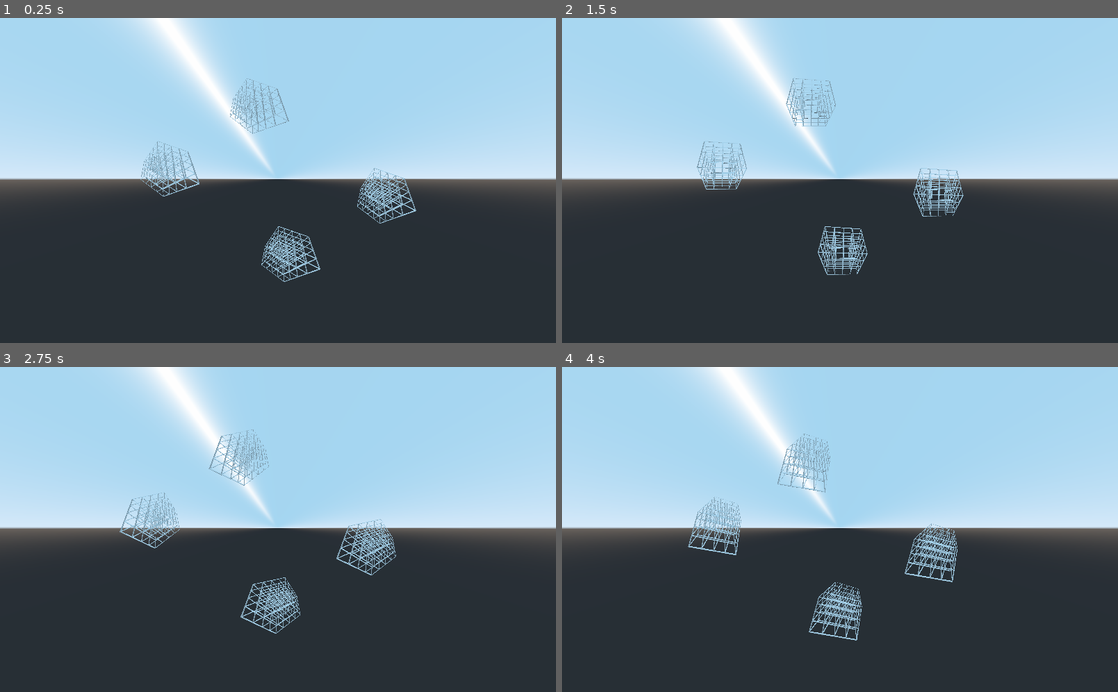
Above: before the commit, frames 1-4 (two rows, left to right).
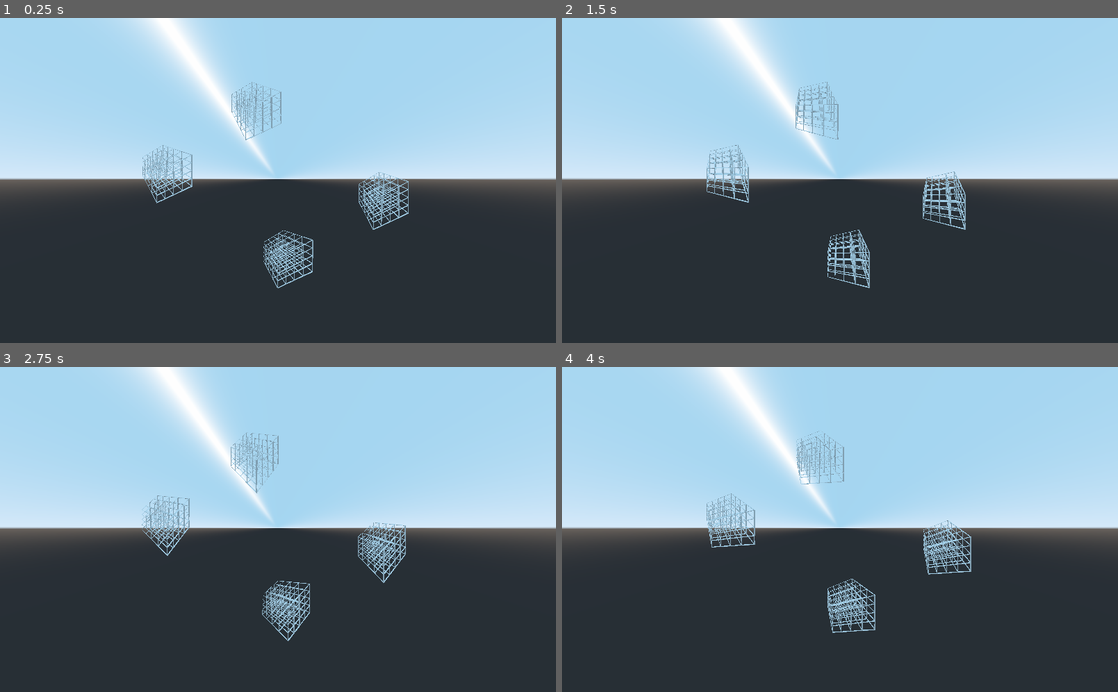
Above: after the commit, the same moments.

Repository: EamonnMR/galactic-night
Game: Godot game, scene res://main.tscn
Two runs of this game, one before a commit and one after it. Both use one fixed random seed, a clock stepped at 60 frames per second and the inputs below.
Inputs:
- Up to frame 1 (0.25 s): no input
- Up to frame 2 (1.5 s): no input
- Up to frame 3 (2.75 s): no input
- Up to frame 4 (4 s): no input

The runs differ from the first frame. In frame 1, 2.7% of the frame differs, in the area x 25-75%, y 18-84%; in frame 2, 2.5%; in frame 3, 3.1%; in frame 4, 3.1%, in the area x 22-74%, y 19-85%.

Commit message:
Further refinement; trying to add an offset

Diff:
--- a/MeshInstance.gd
+++ b/MeshInstance.gd
@@ -5,13 +5,16 @@
 
 func _process(delta):
 	rotate_y(delta * 0.5)
-	# Transform such that we're looking straight down on the entity
-	# var xform = Transform(get_viewport().get_camera().global_transform.basis).inverse()
-	# xform = xform.inverse() * Transform(global_transform.basis)
-	var cam_xform = Transform(get_viewport().get_camera().global_transform.basis).inverse()
+
+	var offset = Transform().rotated(Vector3(0,1,0), 0)
+	var inv_offset = offset.inverse()
+	var cam_xform = Transform(get_viewport().get_camera().global_transform.basis)
 	var xform = Transform(global_transform.basis)
 	get_surface_material(0).set_shader_param("xform", xform)
 	get_surface_material(0).set_shader_param("inv_xform", xform.inverse())
 
 	get_surface_material(0).set_shader_param("cam_xform", cam_xform)
 	get_surface_material(0).set_shader_param("inv_cam_xform", cam_xform.inverse())
+
+	get_surface_material(0).set_shader_param("offset", offset)
+	get_surface_material(0).set_shader_param("inv_offset", offset.inverse())
--- a/main.tscn
+++ b/main.tscn
@@ -10,6 +10,8 @@
 shader_param/inv_xform = null
 shader_param/cam_xform = null
 shader_param/inv_cam_xform = null
+shader_param/offset = null
+shader_param/inv_offset = null
 shader_param/S = 0.5
 
 [sub_resource type="ShaderMaterial" id=2]
@@ -18,6 +20,8 @@
 shader_param/inv_xform = null
 shader_param/cam_xform = null
 shader_param/inv_cam_xform = null
+shader_param/offset = null
+shader_param/inv_offset = null
 shader_param/S = 0.5
 
 [sub_resource type="ShaderMaterial" id=3]
@@ -26,6 +30,8 @@
 shader_param/inv_xform = null
 shader_param/cam_xform = null
 shader_param/inv_cam_xform = null
+shader_param/offset = null
+shader_param/inv_offset = null
 shader_param/S = 0.5
 
 [sub_resource type="ShaderMaterial" id=4]
@@ -34,6 +40,8 @@
 shader_param/inv_xform = null
 shader_param/cam_xform = null
 shader_param/inv_cam_xform = null
+shader_param/offset = null
+shader_param/inv_offset = null
 shader_param/S = 0.5
 
 [node name="Spatial" type="Spatial"]
--- a/perspective.gdshader
+++ b/perspective.gdshader
@@ -3,12 +3,14 @@
 uniform mat4 inv_xform;
 uniform mat4 cam_xform;
 uniform mat4 inv_cam_xform;
+uniform mat4 offset;
+uniform mat4 inv_offset;
 uniform float S = 0.5;
 
 void vertex() {
 	//https://discord.com/channels/212250894228652034/408555922349359105/988915027035693186
 
-	mat4 my_special_projection = mat4(
+	mat4 projection = mat4(
 		vec4(1,0,0,0),
 		vec4(0,1,0,0),
 		vec4(0,0,1,-S),
@@ -18,13 +20,17 @@
 
 	tmpvertex = inv_xform * tmpvertex;
 
-	tmpvertex = inv_cam_xform * tmpvertex;
+	tmpvertex = offset * tmpvertex;
 
-	tmpvertex = my_special_projection * tmpvertex;
+	//tmpvertex = cam_xform * tmpvertex;
 
-	tmpvertex = cam_xform * tmpvertex;
+	tmpvertex = projection * tmpvertex;
 
-	tmpvertex = xform * tmpvertex;
+	//tmpvertex = cam_xform * tmpvertex;
+
+	tmpvertex = inv_offset * tmpvertex;
+
+	tmpvertex = inv_xform * tmpvertex;
 
 	VERTEX = tmpvertex.xyz / tmpvertex.w;
 }
